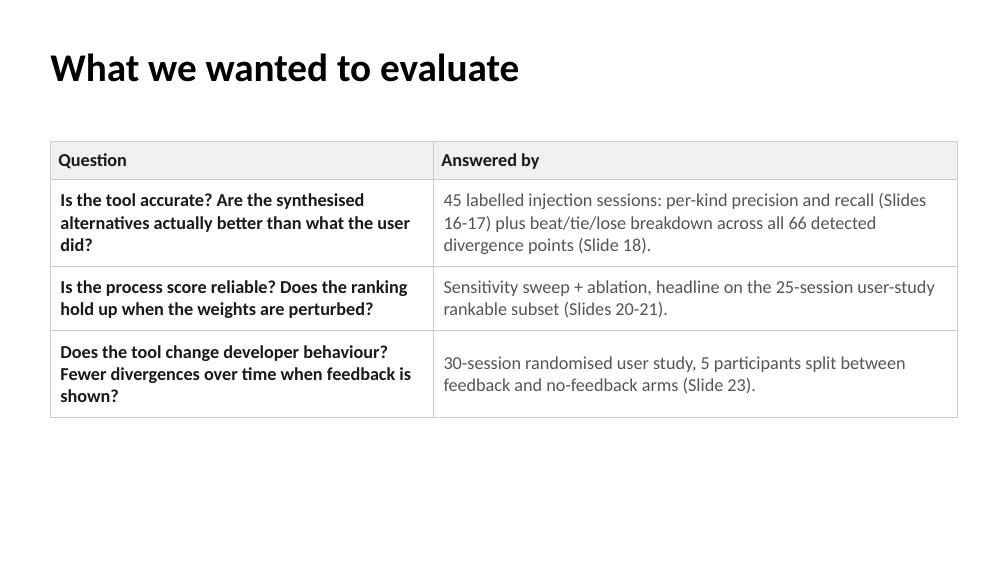
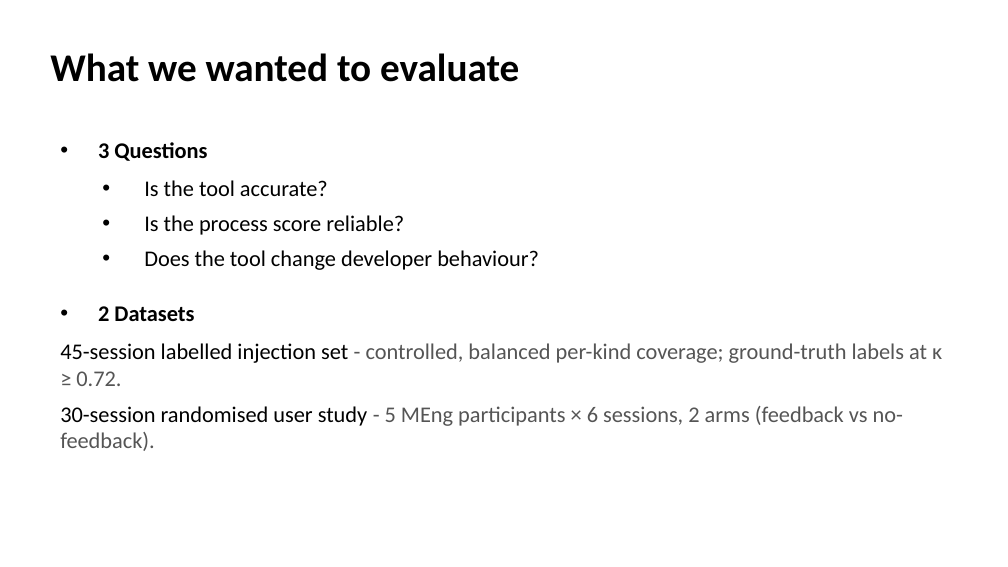
Before and after one commit to EthanHosier/fyp, a slide deck: slide 14 of presentation/slides.pptx. Drawn at 1008x567 pixels with LibreOffice and Linux fonts; fonts in the diff are those of the drawing. Boxes give left, top, right and bottom in pixels: in the first picture for what was removed or moved away, otherwise in the second. Text is boxed around its words. In the diff, an @@ line names an element or a change of style, - is before the commit and + after.

Commit message:
feat: add user quotes for divergence + alter the title page

```diff
--- a/presentation/slides.pptx
+++ b/presentation/slides.pptx
@@ table removed at <box>50,141,958,406</box>, 4 rows, 2 columns @@
-Question | Answered by
-Is the tool accurate? Are the synthesised alternatives actually better than what the user did? | 45 labelled injection sessions: per-kind precision and recall (Slides 16-17) plus beat/tie/lose breakdown across all 66 detected divergence points (Slide 18).
-Is the process score reliable? Does the ranking hold up when the weights are perturbed? | Sensitivity sweep + ablation, headline on the 25-session user-study rankable subset (Slides 20-21).
-Does the tool change developer behaviour? Fewer divergences over time when feedback is shown? | 30-session randomised user study, 5 participants split between feedback and no-feedback arms (Slide 23).
@@ text added at <box>60,142,942,451</box>, 16 pt, text #000000 @@
+• 3 Questions
+  • Is the tool accurate?
+  • Is the process score reliable?
+  • Does the tool change developer behaviour?
+• 2 Datasets
+  • 45-session labelled injection set - controlled, balanced per-kind coverage; ground-truth labels at κ ≥ 0.72.
+  • 30-session randomised user study - 5 MEng participants × 6 sessions, 2 arms (feedback vs no-feedback).
```
Also in this commit, not shown: 6 other slides changed, 1 other file.
